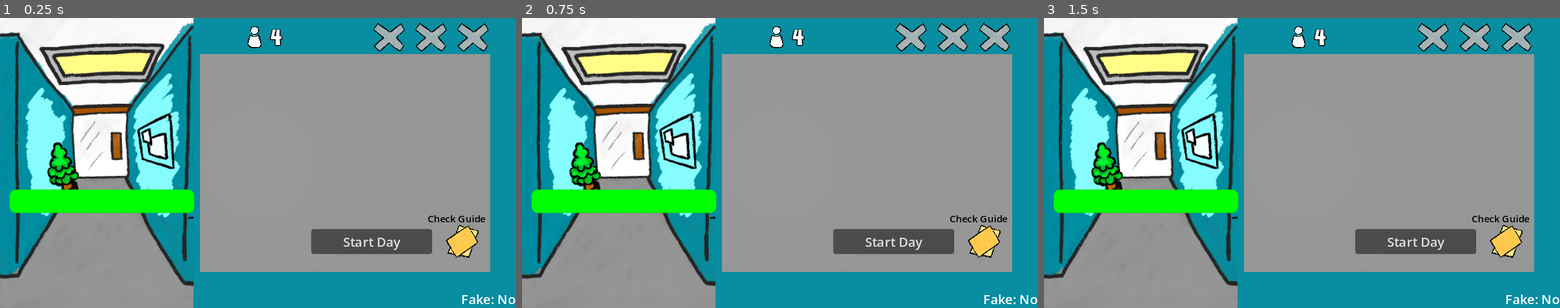
Above: before the commit, frames 1-3 (left to right).
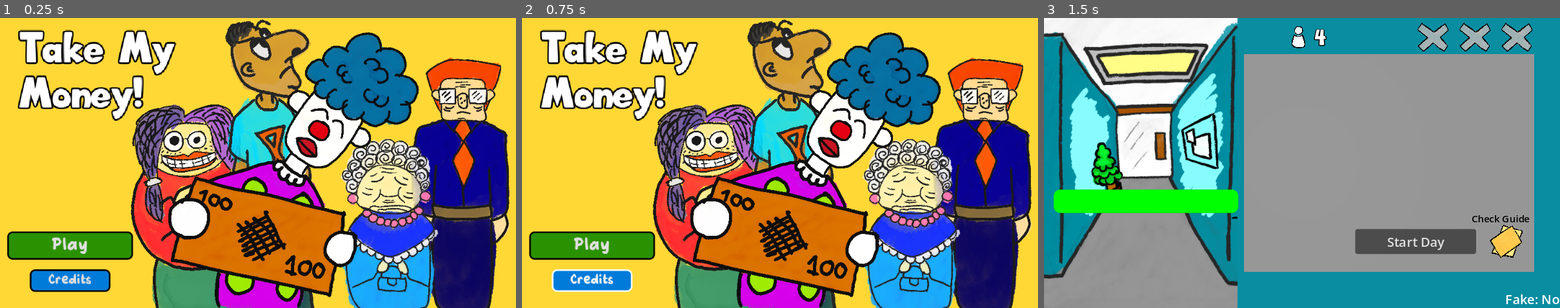
Above: after the commit, the same moments.

Repository: KaitoGameDev/brackeys-gj-2026-2
Game: Godot game, scene res://source/main_menu.tscn
The game is run twice, just before and just after one commit, with the same random seed, the same clock (stepped at 60 frames per second) and the same inputs. Before the commit the project starts from res://source/main.tscn.
Inputs (mouse positions are in pixels of both pictures, inside the frame that each line leads up to):
- Up to frame 1 (0.25 s): no input
- Up to frame 2 (0.75 s): click (594, 281) at 0.5 s, where only the run after the commit has a clickable "Credits"
- Up to frame 3 (1.5 s): click (1116, 244) at 1.25 s, where only the run after the commit has a clickable "Play"

The runs differ from the first frame. In frame 1, 99% of the frame differs, in the area x 0-100%, y 0-100%; in frame 2, 99%; in frame 3, nothing differs.

Commit message:
create cover and main menu

Diff:
--- a/project.godot
+++ b/project.godot
@@ -11,7 +11,7 @@
 [application]
 
 config/name="brackeys_game_jam_2026_2"
-run/main_scene="uid://bykcclwelh4p1"
+run/main_scene="uid://dxrqie36r1phi"
 config/features=PackedStringArray("4.7", "Forward Plus")
 config/icon="res://icon.svg"
 
--- /dev/null
+++ b/resources/clients/lola.tres
@@ -0,0 +1,11 @@
+[gd_resource type="Resource" script_class="ClientResource" format=3 uid="uid://d16xwr4dhh5ey"]
+
+[ext_resource type="Script" uid="uid://cdgknd6qunwba" path="res://source/clients/client_resource.gd" id="1_5t48e"]
+[ext_resource type="Texture2D" uid="uid://cp5o7awi5hm65" path="res://assets/characters/Lola.png" id="2_vnans"]
+
+[resource]
+script = ExtResource("1_5t48e")
+name = "Lola"
+texture = ExtResource("2_vnans")
+lines = Array[String](["Money to buy cards in the future"])
+metadata/_custom_type_script = "uid://cdgknd6qunwba"
--- /dev/null
+++ b/resources/clients/steven.tres
@@ -0,0 +1,11 @@
+[gd_resource type="Resource" script_class="ClientResource" format=3 uid="uid://clm01jcxpx5vq"]
+
+[ext_resource type="Script" uid="uid://cdgknd6qunwba" path="res://source/clients/client_resource.gd" id="1_68635"]
+[ext_resource type="Texture2D" uid="uid://dekkkdnt16rrb" path="res://assets/characters/Steven.png" id="2_cihvc"]
+
+[resource]
+script = ExtResource("1_68635")
+name = "Steven"
+texture = ExtResource("2_cihvc")
+lines = Array[String](["Time is gold, hurry up"])
+metadata/_custom_type_script = "uid://cdgknd6qunwba"
--- a/source/dialog_system/dialog.gd
+++ b/source/dialog_system/dialog.gd
@@ -12,7 +12,7 @@
 
 	for c in _text:
 		message.text += c
-		await get_tree().create_timer(0.06).timeout
+		await get_tree().create_timer(0.05).timeout
 
 func disable() -> void:
 	visible = false
--- a/source/help_folders/help_folder.gd
+++ b/source/help_folders/help_folder.gd
@@ -16,20 +16,36 @@
 	next_page_button.pressed.connect(_on_next_page_pressed)
 	previous_page_button.pressed.connect(_on_previous_page_pressed)
 
-	_render_page.call_deferred()
+	_render_page()
 
 func _on_close_btn_pressed() -> void:
 	visible = false
 
 func _on_previous_page_pressed() -> void:
+	_current_page -= 1
+	_render_page()
+
+func _on_next_page_pressed() -> void:
 	_current_page += 1
 	_render_page()
 
-func _on_next_page_pressed() -> void:
-	_current_page -= 1
-	_render_page()
+func _render_page() -> void:
+	if _current_page == 0:
+		previous_page_button.visible = false
+	else:
+		previous_page_button.visible = true
+	if _current_page == money_swipe_controller.get_active_bill_pool().size() - 1:
+		next_page_button.visible = false
+	else:
+		next_page_button.visible = true
 
-func _render_page() -> void:
-#	var bill_page: MoneyResource = money_swipe_controller.get_active_bill_pool()[_current_page]
-#	front_bill.bg_color.self_modulate = bill_page.front_color
-	pass
+	var bill_page: MoneyResource = money_swipe_controller.get_active_bill_pool()[_current_page]
+	front_bill.bg_color.self_modulate = bill_page.front_color
+	front_bill.stamp.texture = bill_page.front_stamp
+	front_bill.top_left_value_label.text = str(bill_page.front_value)
+	front_bill.bottom_right_value_label.text = str(bill_page.front_value)
+
+	back_bill.bg_color.self_modulate = bill_page.back_color
+	back_bill.stamp.texture = bill_page.back_stamp
+	back_bill.top_left_value_label.text = str(bill_page.back_value)
+	back_bill.bottom_right_value_label.text = str(bill_page.back_value)
--- a/source/main.tscn
+++ b/source/main.tscn
@@ -24,6 +24,8 @@
 [ext_resource type="Script" uid="uid://5yi0hln8l8pp" path="res://source/help_folders/help_folder_button.gd" id="15_ly4gw"]
 [ext_resource type="Script" uid="uid://bva8u8qxst4an" path="res://source/money_swipe/wave_start_ui.gd" id="15_vjn7t"]
 [ext_resource type="PackedScene" uid="uid://m6b1wb8tskyl" path="res://source/help_folders/help_folder.tscn" id="16_73f7r"]
+[ext_resource type="Resource" uid="uid://d16xwr4dhh5ey" path="res://resources/clients/lola.tres" id="24_nmlcr"]
+[ext_resource type="Resource" uid="uid://clm01jcxpx5vq" path="res://resources/clients/steven.tres" id="25_qp6gg"]
 
 [sub_resource type="Resource" id="WaveConfig_1"]
 script = ExtResource("8_wcfg")
@@ -213,6 +215,40 @@
 horizontal_alignment = 1
 vertical_alignment = 1
 
+[node name="WaveStartContainer" type="Control" parent="CanvasLayer" unique_id=1653313975]
+layout_mode = 3
+anchors_preset = 15
+anchor_right = 1.0
+anchor_bottom = 1.0
+grow_horizontal = 2
+grow_vertical = 2
+script = ExtResource("15_vjn7t")
+
+[node name="Panel" type="Panel" parent="CanvasLayer/WaveStartContainer" unique_id=1335904613]
+visible = false
+layout_mode = 1
+anchors_preset = 15
+anchor_right = 1.0
+anchor_bottom = 1.0
+grow_horizontal = 2
+grow_vertical = 2
+
+[node name="Button" type="Button" parent="CanvasLayer/WaveStartContainer" unique_id=816962166]
+custom_minimum_size = Vector2(150, 0)
+layout_mode = 1
+anchors_preset = 3
+anchor_left = 1.0
+anchor_top = 1.0
+anchor_right = 1.0
+anchor_bottom = 1.0
+offset_left = -254.0
+offset_top = -98.0
+offset_right = -104.0
+offset_bottom = -67.0
+grow_horizontal = 0
+grow_vertical = 0
+text = "Start Day"
+
 [node name="HelpFolderButton" type="TextureButton" parent="CanvasLayer" unique_id=469319324 node_paths=PackedStringArray("help_folder")]
 offset_left = 556.99994
 offset_top = 248.0
@@ -229,40 +265,6 @@
 visible = false
 money_swipe_controller = NodePath("../../Controllers/MoneySwipeController")
 
-[node name="WaveStartContainer" type="Control" parent="CanvasLayer" unique_id=1653313975]
-layout_mode = 3
-anchors_preset = 15
-anchor_right = 1.0
-anchor_bottom = 1.0
-grow_horizontal = 2
-grow_vertical = 2
-script = ExtResource("15_vjn7t")
-
-[node name="Panel" type="Panel" parent="CanvasLayer/WaveStartContainer" unique_id=1335904613]
-visible = false
-layout_mode = 1
-anchors_preset = 15
-anchor_right = 1.0
-anchor_bottom = 1.0
-grow_horizontal = 2
-grow_vertical = 2
-
-[node name="Button" type="Button" parent="CanvasLayer/WaveStartContainer" unique_id=816962166]
-custom_minimum_size = Vector2(150, 0)
-layout_mode = 1
-anchors_preset = 3
-anchor_left = 1.0
-anchor_top = 1.0
-anchor_right = 1.0
-anchor_bottom = 1.0
-offset_left = -254.0
-offset_top = -98.0
-offset_right = -104.0
-offset_bottom = -67.0
-grow_horizontal = 0
-grow_vertical = 0
-text = "Start Day"
-
 [node name="MoneyContainer" type="Node3D" parent="." unique_id=537026169]
 
 [node name="CustomerPosition" type="Node3D" parent="MoneyContainer" unique_id=5805678]
@@ -285,7 +287,7 @@
 
 [node name="ClientSpawner" parent="DeskContainer" unique_id=142628562 node_paths=PackedStringArray("wave_controller") instance=ExtResource("2_62cc7")]
 transform = Transform3D(1, 0, 0, 0, 1, 0, 0, 0, 1, 0, -0.9133301, 0)
-client_resources = Array[ExtResource("3_s8x7u")]([ExtResource("4_4naa1"), ExtResource("5_1elff"), ExtResource("6_2uit2")])
+client_resources = Array[ExtResource("3_s8x7u")]([ExtResource("4_4naa1"), ExtResource("5_1elff"), ExtResource("6_2uit2"), ExtResource("24_nmlcr"), ExtResource("25_qp6gg")])
 wave_controller = NodePath("../../Controllers/WaveController")
 
 [node name="BankBg" type="Sprite3D" parent="DeskContainer" unique_id=1125830694]
--- /dev/null
+++ b/source/main_menu.gd
@@ -0,0 +1,14 @@
+class_name MainMenu extends Node
+
+@onready var play_btn: Button = $CanvasLayer/ActionButtons/PlayBtn
+@onready var credits_btn: Button = $CanvasLayer/ActionButtons/CreditsBtn
+
+func _ready() -> void:
+	play_btn.pressed.connect(_on_play_btn_pressed)
+
+
+func _on_play_btn_pressed() -> void:
+	get_tree().change_scene_to_file("res://source/main.tscn")
+
+func _on_credits_btn_pressed() -> void:
+	pass
--- /dev/null
+++ b/source/main_menu.tscn
@@ -0,0 +1,218 @@
+[gd_scene format=3 uid="uid://dxrqie36r1phi"]
+
+[ext_resource type="Script" uid="uid://dq4vc8diqws14" path="res://source/main_menu.gd" id="1_ibc2q"]
+[ext_resource type="Texture2D" uid="uid://cp5o7awi5hm65" path="res://assets/characters/Lola.png" id="1_xig0v"]
+[ext_resource type="Texture2D" uid="uid://b6jol64tv4ji0" path="res://assets/CoverGame.png" id="1_y0xrh"]
+[ext_resource type="Texture2D" uid="uid://diqj8h2utrcev" path="res://assets/characters/Gramma.png" id="2_ea2yk"]
+[ext_resource type="Texture2D" uid="uid://pepi5boiwf85" path="res://assets/characters/Ulises.png" id="2_eqk2l"]
+[ext_resource type="Texture2D" uid="uid://dekkkdnt16rrb" path="res://assets/characters/Steven.png" id="3_2i3sm"]
+[ext_resource type="FontFile" uid="uid://bq7fh1y3is7sg" path="res://assets/fonts/Big_Bottom_Typeface_Normal.ttf" id="6_2i3sm"]
+[ext_resource type="FontFile" uid="uid://brpmi7pe5c0jr" path="res://assets/fonts/UnyuCartoon.ttf" id="7_e4wre"]
+
+[sub_resource type="StyleBoxFlat" id="StyleBoxFlat_e4wre"]
+bg_color = Color(0.16578212, 0.5740341, 0, 1)
+border_width_left = 2
+border_width_top = 2
+border_width_right = 2
+border_width_bottom = 2
+border_color = Color(0, 0, 0, 1)
+corner_radius_top_left = 6
+corner_radius_top_right = 6
+corner_radius_bottom_right = 6
+corner_radius_bottom_left = 6
+corner_detail = 16
+
+[sub_resource type="StyleBoxFlat" id="StyleBoxFlat_ibc2q"]
+bg_color = Color(0.16578212, 0.5740341, 0, 1)
+border_width_left = 2
+border_width_top = 2
+border_width_right = 2
+border_width_bottom = 2
+border_color = Color(1, 1, 1, 1)
+corner_radius_top_left = 6
+corner_radius_top_right = 6
+corner_radius_bottom_right = 6
+corner_radius_bottom_left = 6
+corner_detail = 16
+
+[sub_resource type="StyleBoxFlat" id="StyleBoxFlat_ovv1g"]
+bg_color = Color(0, 0.48103076, 0.8535674, 1)
+border_width_left = 2
+border_width_top = 2
+border_width_right = 2
+border_width_bottom = 2
+border_color = Color(0, 0, 0, 1)
+corner_radius_top_left = 6
+corner_radius_top_right = 6
+corner_radius_bottom_right = 6
+corner_radius_bottom_left = 6
+corner_detail = 16
+
+[sub_resource type="StyleBoxFlat" id="StyleBoxFlat_m8ncx"]
+bg_color = Color(0, 0.48235294, 0.85490197, 1)
+border_width_left = 2
+border_width_top = 2
+border_width_right = 2
+border_width_bottom = 2
+border_color = Color(1, 1, 1, 1)
+corner_radius_top_left = 6
+corner_radius_top_right = 6
+corner_radius_bottom_right = 6
+corner_radius_bottom_left = 6
+corner_detail = 16
+
+[node name="MainMenu" type="Node" unique_id=484431526]
+script = ExtResource("1_ibc2q")
+
+[node name="CanvasLayer" type="CanvasLayer" parent="." unique_id=690061711]
+
+[node name="Bg" type="ColorRect" parent="CanvasLayer" unique_id=246594347]
+anchors_preset = 15
+anchor_right = 1.0
+anchor_bottom = 1.0
+grow_horizontal = 2
+grow_vertical = 2
+color = Color(0.9999997, 0.8453931, 0.20616525, 1)
+
+[node name="Lola" type="TextureRect" parent="CanvasLayer" unique_id=701443525]
+offset_left = 135.0
+offset_top = 45.000004
+offset_right = 312.0
+offset_bottom = 424.0
+rotation = -0.07818472
+texture = ExtResource("1_xig0v")
+expand_mode = 1
+stretch_mode = 6
+
+[node name="Ulises" type="TextureRect" parent="CanvasLayer" unique_id=552104928]
+offset_left = 244.0
+offset_top = -104.0
+offset_right = 401.0
+offset_bottom = 428.0
+texture = ExtResource("2_eqk2l")
+expand_mode = 1
+stretch_mode = 6
+
+[node name="Steven" type="TextureRect" parent="CanvasLayer" unique_id=457152317]
+offset_left = 507.0
+offset_top = 1.0
+offset_right = 658.0
+offset_bottom = 378.0
+rotation = 0.04673916
+texture = ExtResource("3_2i3sm")
+expand_mode = 1
+stretch_mode = 6
+
+[node name="Gramma" type="TextureRect" parent="CanvasLayer" unique_id=57302859]
+anchors_preset = -1
+anchor_left = 0.3625
+anchor_top = -0.072222225
+anchor_right = 0.5953125
+anchor_bottom = 0.9527778
+offset_left = 174.0
+offset_top = 80.0
+offset_right = 174.0
+offset_bottom = 80.0
+grow_horizontal = 2
+grow_vertical = 2
+texture = ExtResource("2_ea2yk")
+expand_mode = 1
+stretch_mode = 6
+metadata/_edit_use_anchors_ = true
+
+[node name="CoverGame" type="TextureRect" parent="CanvasLayer" unique_id=945462681]
+anchors_preset = -1
+anchor_left = 0.0015625
+anchor_top = 0.0055555557
+anchor_right = 1.0
+anchor_bottom = 1.075
+offset_left = 2.0
+offset_top = -1.0
+offset_right = 2.0
+offset_bottom = -1.0000305
+grow_horizontal = 2
+grow_vertical = 2
+texture = ExtResource("1_y0xrh")
+expand_mode = 1
+stretch_mode = 5
+metadata/_edit_use_anchors_ = true
+
+[node name="Label" type="Label" parent="CanvasLayer" unique_id=1484343821]
+anchors_preset = -1
+anchor_left = 0.0375
+anchor_top = -0.075
+anchor_right = 0.371875
+anchor_bottom = 0.35277778
+theme_override_colors/font_outline_color = Color(0, 0, 0, 1)
+theme_override_constants/line_spacing = -42
+theme_override_constants/outline_size = 8
+theme_override_fonts/font = ExtResource("6_2i3sm")
+theme_override_font_sizes/font_size = 32
+text = "Take My
+Money!"
+metadata/_edit_use_anchors_ = true
+
+[node name="ActionButtons" type="VBoxContainer" parent="CanvasLayer" unique_id=208348269]
+anchors_preset = -1
+anchor_left = 0.003125
+anchor_top = 0.6027778
+anchor_right = 0.246875
+anchor_bottom = 0.7861111
+offset_left = 7.0
+offset_top = 48.0
+offset_right = 7.0
+offset_bottom = 48.0
+theme_override_constants/separation = 12
+alignment = 1
+metadata/_edit_use_anchors_ = true
+
+[node name="PlayBtn" type="Button" parent="CanvasLayer/ActionButtons" unique_id=830716574]
+custom_minimum_size = Vector2(0, 35)
+layout_mode = 2
+theme_override_fonts/font = ExtResource("7_e4wre")
+theme_override_font_sizes/font_size = 22
+theme_override_styles/normal = SubResource("StyleBoxFlat_e4wre")
+theme_override_styles/hover = SubResource("StyleBoxFlat_ibc2q")
+text = "Play"
+
+[node name="CreditsBtn" type="Button" parent="CanvasLayer/ActionButtons" unique_id=661920543]
+custom_minimum_size = Vector2(100, 28)
+layout_mode = 2
+size_flags_horizontal = 4
+size_flags_vertical = 6
+theme_override_fonts/font = ExtResource("7_e4wre")
+theme_override_styles/normal = SubResource("StyleBoxFlat_ovv1g")
+theme_override_styles/hover = SubResource("StyleBoxFlat_m8ncx")
+text = "Credits
+"
+
+[node name="CreditsModal" type="Control" parent="CanvasLayer" unique_id=72063193]
+visible = false
+layout_mode = 3
+anchors_preset = 15
+anchor_right = 1.0
+anchor_bottom = 1.0
+grow_horizontal = 2
+grow_vertical = 2
+
+[node name="Panel" type="Panel" parent="CanvasLayer/CreditsModal" unique_id=1772419249]
+layout_mode = 1
+anchors_preset = 15
+anchor_right = 1.0
+anchor_bottom = 1.0
+grow_horizontal = 2
+grow_vertical = 2
+
+[node name="ColorRect" type="ColorRect" parent="CanvasLayer/CreditsModal" unique_id=1245247447]
+layout_mode = 1
+anchors_preset = 8
+anchor_left = 0.5
+anchor_top = 0.5
+anchor_right = 0.5
+anchor_bottom = 0.5
+offset_left = -207.0
+offset_top = -128.0
+offset_right = 207.0
+offset_bottom = 128.0
+grow_horizontal = 2
+grow_vertical = 2
--- a/source/money_swipe/money_swipe_controller.gd
+++ b/source/money_swipe/money_swipe_controller.gd
@@ -47,7 +47,11 @@
 @export var flip_ease: Tween.EaseType = Tween.EASE_IN_OUT
 
 var current_money: Node3D
-var _active_bill_pool: Array[MoneyResource] = []
+var _active_bill_pool: Array[MoneyResource] = [
+	bill_pool[0],
+	bill_pool[1],
+	bill_pool[2],
+]
 var _is_sliding: bool = false
 var _is_flipping: bool = false
 var _motion_tween: Tween
Binary file added: assets/CoverGame.png
Not shown, added: assets/CoverGame.png.import
Binary file added: assets/fonts/UnyuCartoon.ttf
Not shown, added: assets/fonts/UnyuCartoon.ttf.import
Not shown, added: source/main_menu.gd.uid
